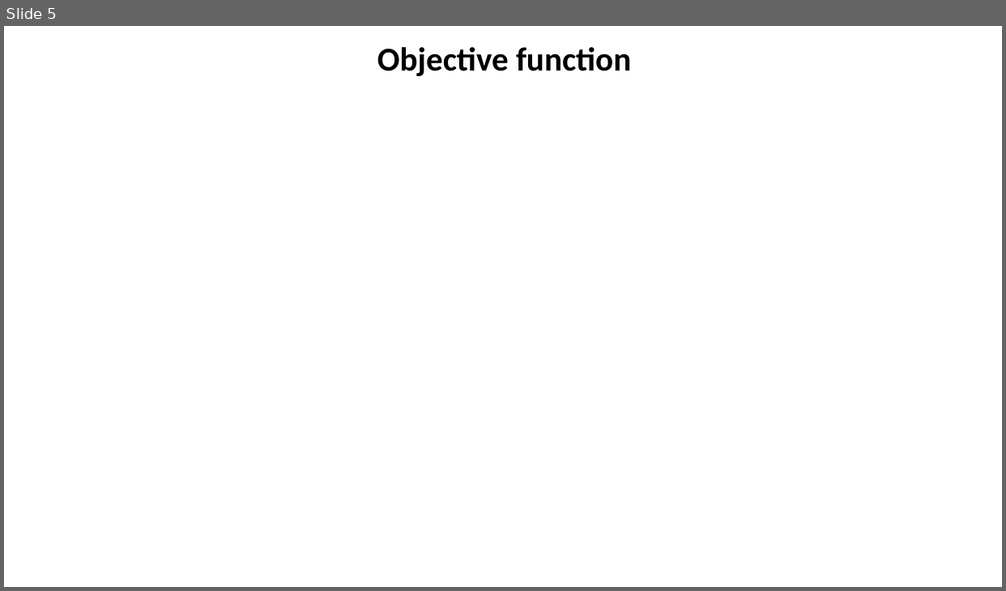
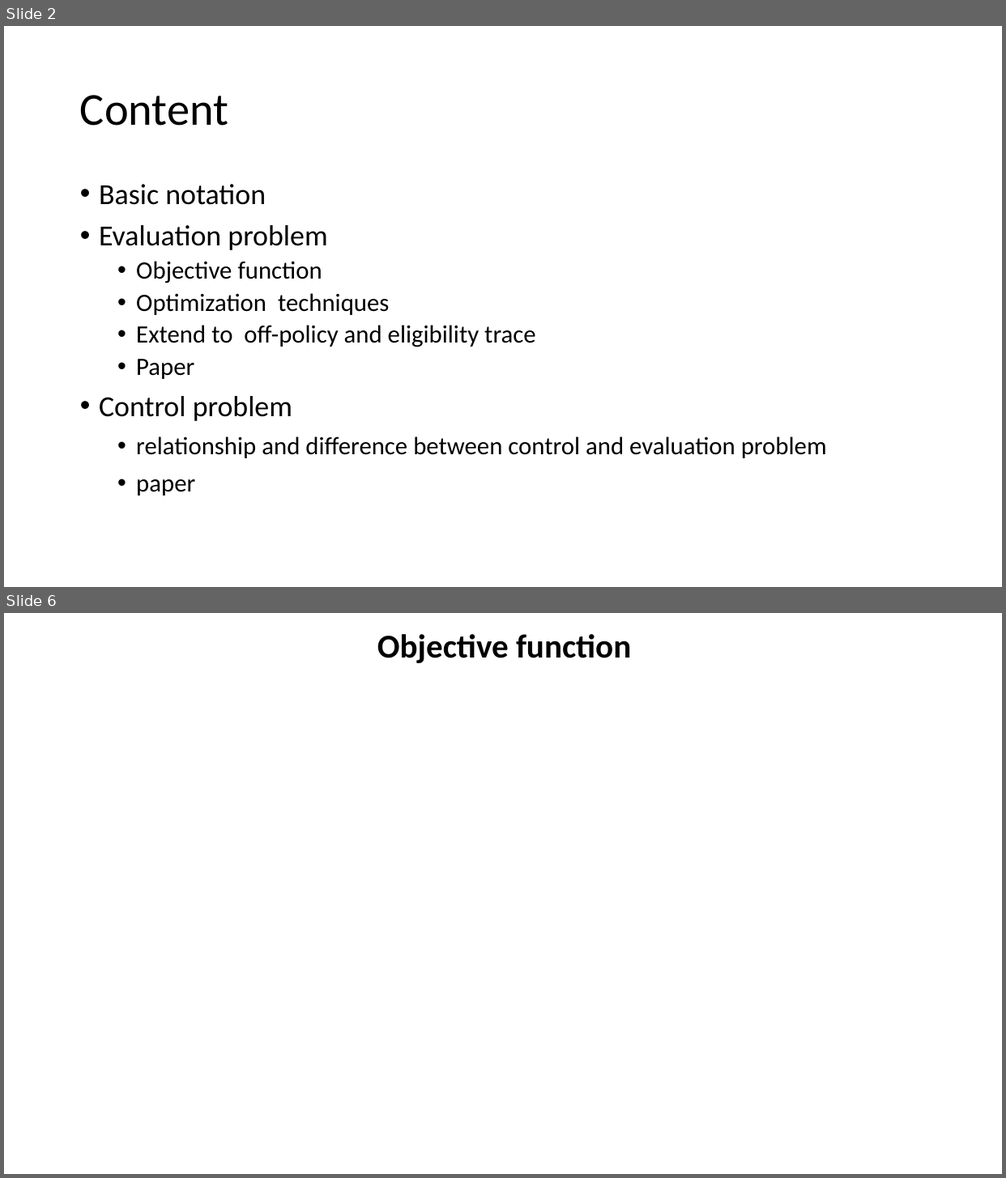
Before and after one commit to xfdywy/RL, a slide deck: RL analysis/RL analysis1.pptx. Shown one above the other, each under a label of ours: slide 5 before the commit, slides 2 and 6 after it; the slides between them are not shown. The pictures are 1006x591 and 1006x1178 pixels, drawn with LibreOffice and Linux fonts; fonts in the diff are those of the drawing; background and template pictures are left out. Boxes give left, top, right and bottom in pixels: in the first picture for what was removed or moved away, otherwise in the second. Text is boxed around its words. In the diff, an @@ line names an element or a change of style, - is before the commit and + after.

```diff
--- a/RL analysis/RL analysis1.pptx
+++ b/RL analysis/RL analysis1.pptx
@@ slide 2 added at [4,26,1002,587], background #FFFFFF @@
@@ title added at [80,95,228,126], 44 pt, text #000000 @@
+Content
@@ text added at [99,184,827,496], 24 pt, text #000000 @@
+• Basic notation
+• Evaluation problem
+  • Objective function
+  • Optimization techniques
+  • Extend to off-policy and eligibility trace
+  • Paper
+  • Control problem
+    • relationship and difference between control and evaluation problem
+    • paper
@@ what was slide 5 is now slide 6 @@
```
Also in this commit, not shown: 12 slides changed, 21 other slides added, 3 slides removed, 1 other file.
